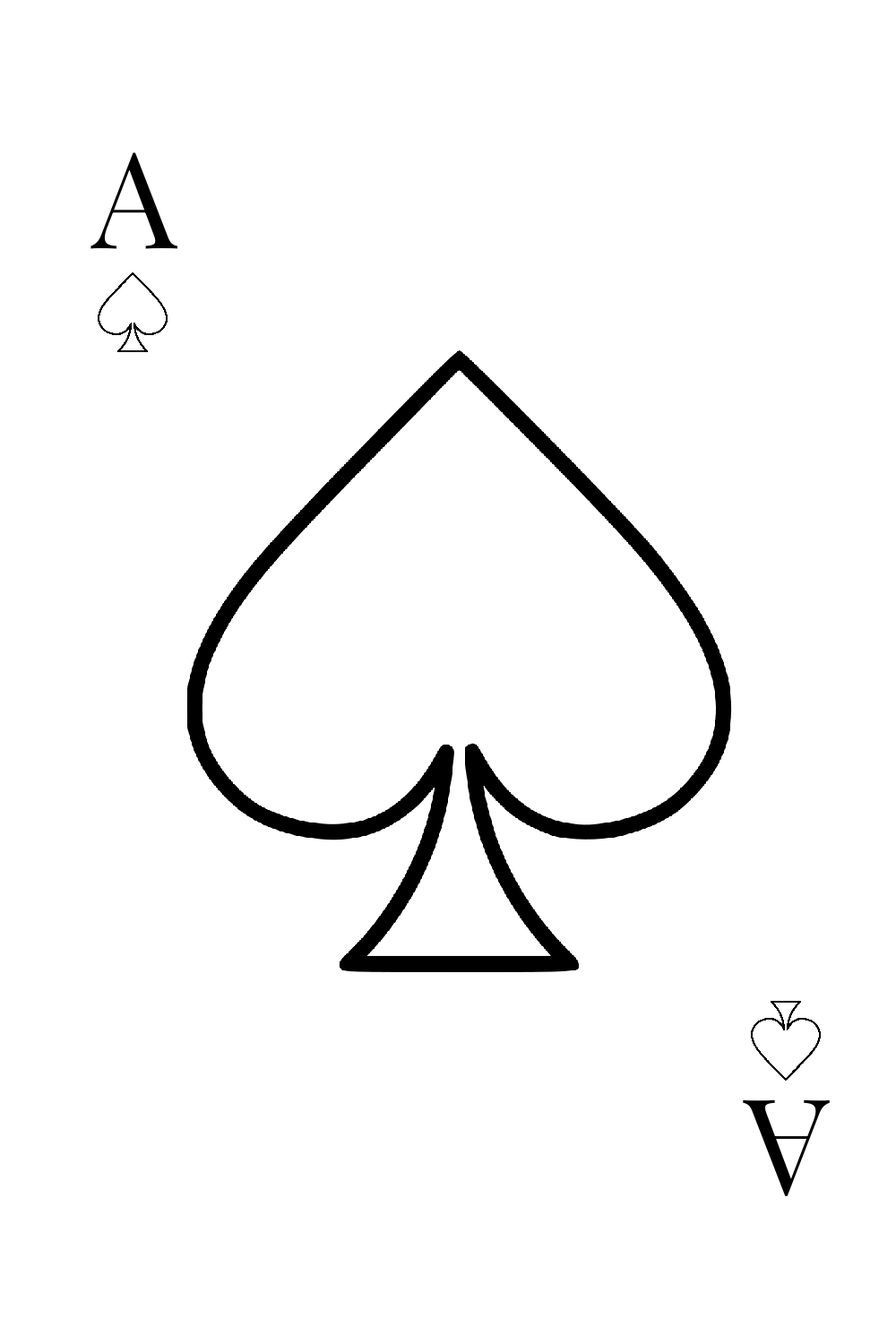
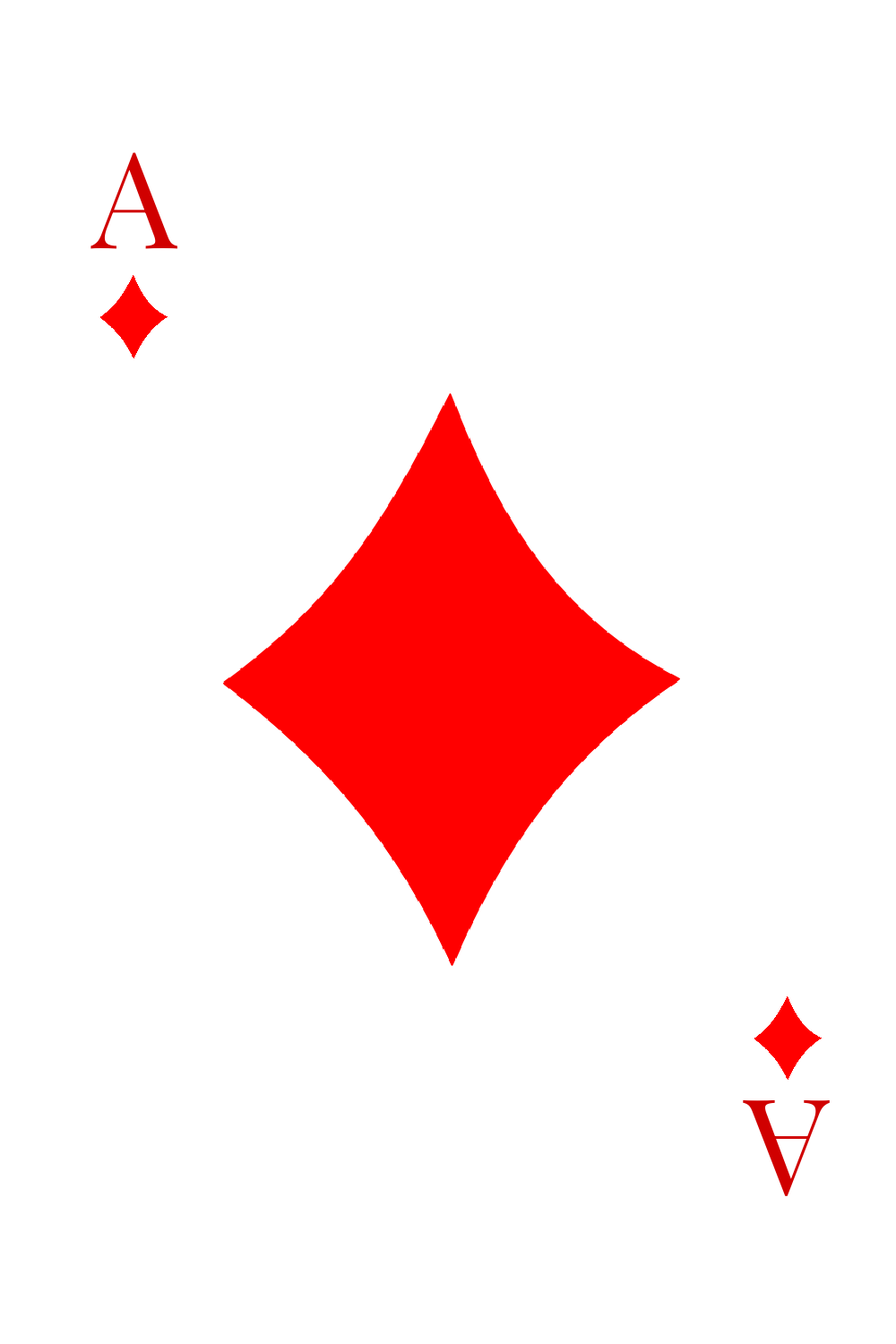
Revision of a layered 896x1344 image; what changed, layer by layer:
renamed "Middle Image" to "MiddleImage", painted on it over [186,350,732,972]
painted on "BottomImage" over [742,995,830,1147]
painted on "TopImage" over [90,229,172,359]
